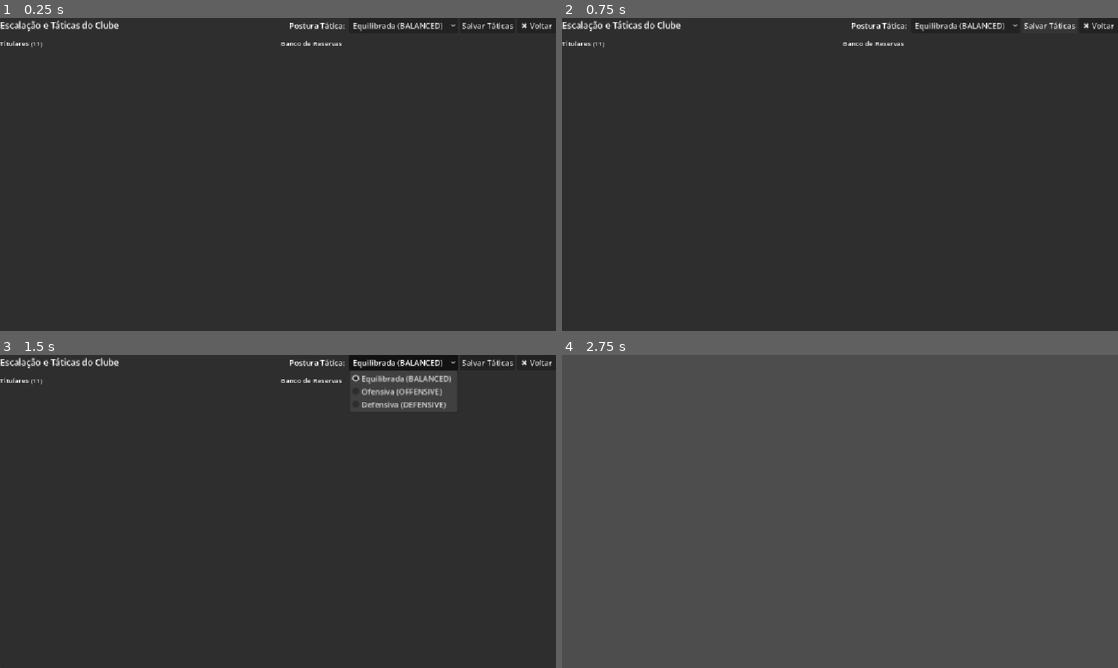
Above: before the commit, frames 1-4 (two rows, left to right).
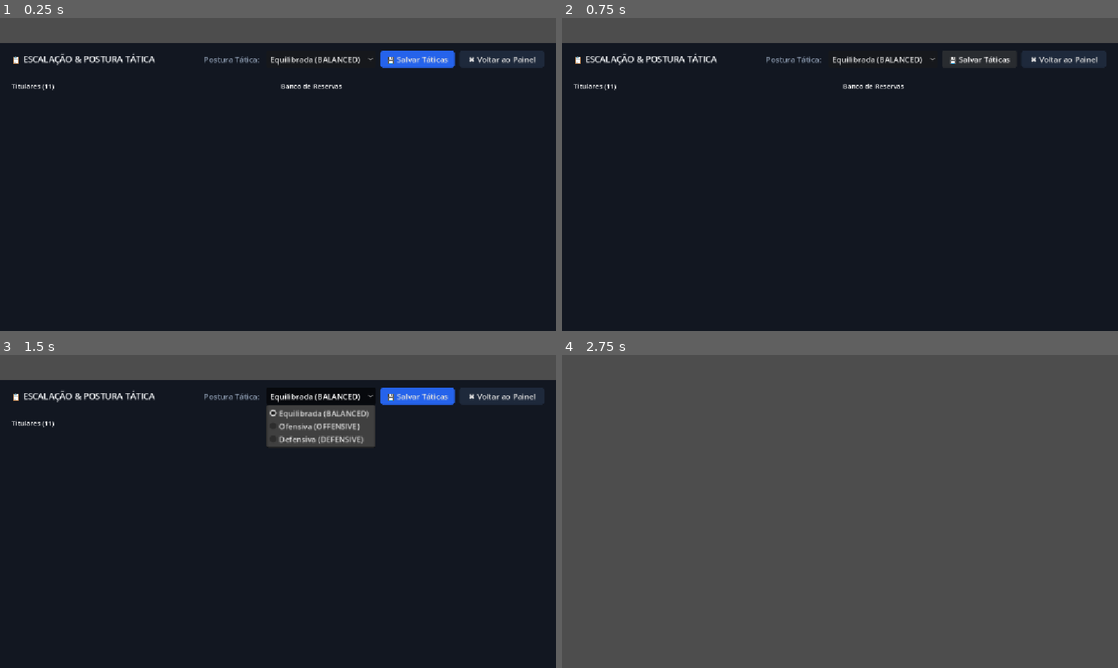
Above: after the commit, the same moments.

Repository: micaelsantiago/open-football
Game: Godot game, scene res://src/presentation/ui/squad/squad_view.tscn
The game is run twice, just before and just after one commit, with the same random seed, the same clock (stepped at 60 frames per second) and the same inputs. This scene is started directly instead of the project's main scene.
Inputs:
- Up to frame 1 (0.25 s): no input
- Up to frame 2 (0.75 s): click "Salvar Táticas" (after the commit: "💾 Salvar Táticas") at 0.5 s
- Up to frame 3 (1.5 s): click "Equilibrada (BALANCED)" at 1.25 s
- Up to frame 4 (2.75 s): click "✖ Voltar" (after the commit: "✖ Voltar ao Painel") at 2 s

The runs differ from the first frame. In frame 1, 98% of the frame differs, in the area x 0-100%, y 0-100%; in frame 2, 97%; in frame 3, 96%; in frame 4, nothing differs.

Commit message:
refactor(ui): adapta squad, finances e standings como telas dedicadas de jogo

Diff:
--- a/src/presentation/ui/finances/finances_view.gd
+++ b/src/presentation/ui/finances/finances_view.gd
@@ -17,32 +17,70 @@
 var _save_btn: Button
 
 func _ready() -> void:
+	_ensure_full_rect()
 	_build_ui_structure()
+
+func _notification(what: int) -> void:
+	if what == NOTIFICATION_ENTER_TREE:
+		_ensure_full_rect()
+
+func _ensure_full_rect() -> void:
+	anchor_left = 0.0
+	anchor_top = 0.0
+	anchor_right = 1.0
+	anchor_bottom = 1.0
+	offset_left = 0.0
+	offset_top = 52.0
+	offset_right = 0.0
+	offset_bottom = 0.0
+	grow_horizontal = Control.GROW_DIRECTION_BOTH
+	grow_vertical = Control.GROW_DIRECTION_BOTH
 
 func _build_ui_structure() -> void:
 	if _balance_label != null:
 		return
 
-	set_anchors_preset(Control.PRESET_FULL_RECT)
+	_ensure_full_rect()
 
 	var main_panel = PanelContainer.new()
 	main_panel.set_anchors_preset(Control.PRESET_FULL_RECT)
+	var st = StyleBoxFlat.new()
+	st.bg_color = Color(0.07, 0.09, 0.13)
+	st.content_margin_left = 24
+	st.content_margin_right = 24
+	st.content_margin_top = 16
+	st.content_margin_bottom = 20
+	main_panel.add_theme_stylebox_override("panel", st)
 	add_child(main_panel)
 
 	var vbox = VBoxContainer.new()
+	vbox.add_theme_constant_override("separation", 16)
 	main_panel.add_child(vbox)
 
 	var top_bar = HBoxContainer.new()
+	top_bar.add_theme_constant_override("separation", 10)
 	vbox.add_child(top_bar)
 
 	var title = Label.new()
-	title.text = "Balanço Financeiro e Preço do Ingresso"
+	title.text = "💰 BALANÇO FINANCEIRO & BILHETERIA"
 	title.size_flags_horizontal = Control.SIZE_EXPAND_FILL
 	title.add_theme_font_size_override("font_size", 18)
+	title.add_theme_color_override("font_color", Color("#F8FAFC"))
 	top_bar.add_child(title)
 
 	var close_btn = Button.new()
-	close_btn.text = " ✖ Voltar "
+	close_btn.text = " ✖ Voltar ao Painel "
+	var close_st = StyleBoxFlat.new()
+	close_st.bg_color = Color("#1E293B")
+	close_st.corner_radius_top_left = 6
+	close_st.corner_radius_top_right = 6
+	close_st.corner_radius_bottom_left = 6
+	close_st.corner_radius_bottom_right = 6
+	close_st.content_margin_left = 14
+	close_st.content_margin_right = 14
+	close_st.content_margin_top = 6
+	close_st.content_margin_bottom = 6
+	close_btn.add_theme_stylebox_override("normal", close_st)
 	close_btn.pressed.connect(func():
 		visible = false
 		closed.emit()
@@ -120,7 +158,15 @@
 	vbox.add_child(HSeparator.new())
 
 	_save_btn = Button.new()
-	_save_btn.text = "Salvar Ajustes Financeiros"
+	_save_btn.text = "💾 Salvar Ajustes Financeiros"
+	_save_btn.custom_minimum_size = Vector2(220, 36)
+	var save_st = StyleBoxFlat.new()
+	save_st.bg_color = Color("#2563EB")
+	save_st.corner_radius_top_left = 6
+	save_st.corner_radius_top_right = 6
+	save_st.corner_radius_bottom_left = 6
+	save_st.corner_radius_bottom_right = 6
+	_save_btn.add_theme_stylebox_override("normal", save_st)
 	_save_btn.pressed.connect(_on_save_pressed)
 	vbox.add_child(_save_btn)
 
--- a/src/presentation/ui/squad/squad_view.gd
+++ b/src/presentation/ui/squad/squad_view.gd
@@ -16,33 +16,61 @@
 var _save_btn: Button
 
 func _ready() -> void:
+	_ensure_full_rect()
 	_build_ui_structure()
+
+func _notification(what: int) -> void:
+	if what == NOTIFICATION_ENTER_TREE:
+		_ensure_full_rect()
+
+func _ensure_full_rect() -> void:
+	anchor_left = 0.0
+	anchor_top = 0.0
+	anchor_right = 1.0
+	anchor_bottom = 1.0
+	offset_left = 0.0
+	offset_top = 52.0
+	offset_right = 0.0
+	offset_bottom = 0.0
+	grow_horizontal = Control.GROW_DIRECTION_BOTH
+	grow_vertical = Control.GROW_DIRECTION_BOTH
 
 func _build_ui_structure() -> void:
 	if _mentality_option != null:
 		return
 
-	set_anchors_preset(Control.PRESET_FULL_RECT)
+	_ensure_full_rect()
 
 	var main_panel = PanelContainer.new()
 	main_panel.set_anchors_preset(Control.PRESET_FULL_RECT)
+	var st = StyleBoxFlat.new()
+	st.bg_color = Color(0.07, 0.09, 0.13)
+	st.content_margin_left = 24
+	st.content_margin_right = 24
+	st.content_margin_top = 16
+	st.content_margin_bottom = 20
+	main_panel.add_theme_stylebox_override("panel", st)
 	add_child(main_panel)
 
 	var main_vbox = VBoxContainer.new()
+	main_vbox.add_theme_constant_override("separation", 12)
 	main_panel.add_child(main_vbox)
 
 	# Top bar
 	var top_bar = HBoxContainer.new()
+	top_bar.add_theme_constant_override("separation", 10)
 	main_vbox.add_child(top_bar)
 
 	var title = Label.new()
-	title.text = "Escalação e Táticas do Clube"
+	title.text = "📋 ESCALAÇÃO & POSTURA TÁTICA"
 	title.size_flags_horizontal = Control.SIZE_EXPAND_FILL
 	title.add_theme_font_size_override("font_size", 18)
+	title.add_theme_color_override("font_color", Color("#F8FAFC"))
 	top_bar.add_child(title)
 
 	var ment_label = Label.new()
 	ment_label.text = "Postura Tática: "
+	ment_label.add_theme_color_override("font_color", Color("#94A3B8"))
 	top_bar.add_child(ment_label)
 
 	_mentality_option = OptionButton.new()
@@ -52,12 +80,34 @@
 	top_bar.add_child(_mentality_option)
 
 	_save_btn = Button.new()
-	_save_btn.text = "Salvar Táticas"
+	_save_btn.text = "💾 Salvar Táticas"
+	var save_st = StyleBoxFlat.new()
+	save_st.bg_color = Color("#2563EB")
+	save_st.corner_radius_top_left = 6
+	save_st.corner_radius_top_right = 6
+	save_st.corner_radius_bottom_left = 6
+	save_st.corner_radius_bottom_right = 6
+	save_st.content_margin_left = 14
+	save_st.content_margin_right = 14
+	save_st.content_margin_top = 6
+	save_st.content_margin_bottom = 6
+	_save_btn.add_theme_stylebox_override("normal", save_st)
 	_save_btn.pressed.connect(_on_save_pressed)
 	top_bar.add_child(_save_btn)
 
 	var close_btn = Button.new()
-	close_btn.text = " ✖ Voltar "
+	close_btn.text = " ✖ Voltar ao Painel "
+	var close_st = StyleBoxFlat.new()
+	close_st.bg_color = Color("#1E293B")
+	close_st.corner_radius_top_left = 6
+	close_st.corner_radius_top_right = 6
+	close_st.corner_radius_bottom_left = 6
+	close_st.corner_radius_bottom_right = 6
+	close_st.content_margin_left = 14
+	close_st.content_margin_right = 14
+	close_st.content_margin_top = 6
+	close_st.content_margin_bottom = 6
+	close_btn.add_theme_stylebox_override("normal", close_st)
 	close_btn.pressed.connect(func():
 		visible = false
 		closed.emit()
--- a/src/presentation/ui/standings/standings_view.gd
+++ b/src/presentation/ui/standings/standings_view.gd
@@ -14,29 +14,56 @@
 var _leader_label: Label
 
 func _ready() -> void:
+	_ensure_full_rect()
 	_build_ui_structure()
 	EventBusClass.get_instance().match_ended.connect(func(_res): refresh())
+
+func _notification(what: int) -> void:
+	if what == NOTIFICATION_ENTER_TREE:
+		_ensure_full_rect()
+
+func _ensure_full_rect() -> void:
+	anchor_left = 0.0
+	anchor_top = 0.0
+	anchor_right = 1.0
+	anchor_bottom = 1.0
+	offset_left = 0.0
+	offset_top = 52.0
+	offset_right = 0.0
+	offset_bottom = 0.0
+	grow_horizontal = Control.GROW_DIRECTION_BOTH
+	grow_vertical = Control.GROW_DIRECTION_BOTH
 
 func _build_ui_structure() -> void:
 	if _data_table != null:
 		return
 
-	set_anchors_preset(Control.PRESET_FULL_RECT)
+	_ensure_full_rect()
 
 	var main_panel = PanelContainer.new()
 	main_panel.set_anchors_preset(Control.PRESET_FULL_RECT)
+	var st = StyleBoxFlat.new()
+	st.bg_color = Color(0.07, 0.09, 0.13)
+	st.content_margin_left = 24
+	st.content_margin_right = 24
+	st.content_margin_top = 16
+	st.content_margin_bottom = 20
+	main_panel.add_theme_stylebox_override("panel", st)
 	add_child(main_panel)
 
 	var vbox = VBoxContainer.new()
+	vbox.add_theme_constant_override("separation", 14)
 	main_panel.add_child(vbox)
 
 	var top_hbox = HBoxContainer.new()
+	top_hbox.add_theme_constant_override("separation", 10)
 	vbox.add_child(top_hbox)
 
 	_title_label = Label.new()
-	_title_label.text = "Tabela de Classificação"
+	_title_label.text = "📊 TABELA DE CLASSIFICAÇÃO"
 	_title_label.size_flags_horizontal = Control.SIZE_EXPAND_FILL
 	_title_label.add_theme_font_size_override("font_size", 18)
+	_title_label.add_theme_color_override("font_color", Color("#F8FAFC"))
 	top_hbox.add_child(_title_label)
 
 	_leader_label = Label.new()
@@ -45,7 +72,18 @@
 	top_hbox.add_child(_leader_label)
 
 	var close_btn = Button.new()
-	close_btn.text = " ✖ Fechar "
+	close_btn.text = " ✖ Voltar ao Painel "
+	var close_st = StyleBoxFlat.new()
+	close_st.bg_color = Color("#1E293B")
+	close_st.corner_radius_top_left = 6
+	close_st.corner_radius_top_right = 6
+	close_st.corner_radius_bottom_left = 6
+	close_st.corner_radius_bottom_right = 6
+	close_st.content_margin_left = 14
+	close_st.content_margin_right = 14
+	close_st.content_margin_top = 6
+	close_st.content_margin_bottom = 6
+	close_btn.add_theme_stylebox_override("normal", close_st)
 	close_btn.pressed.connect(func():
 		visible = false
 		closed.emit()
